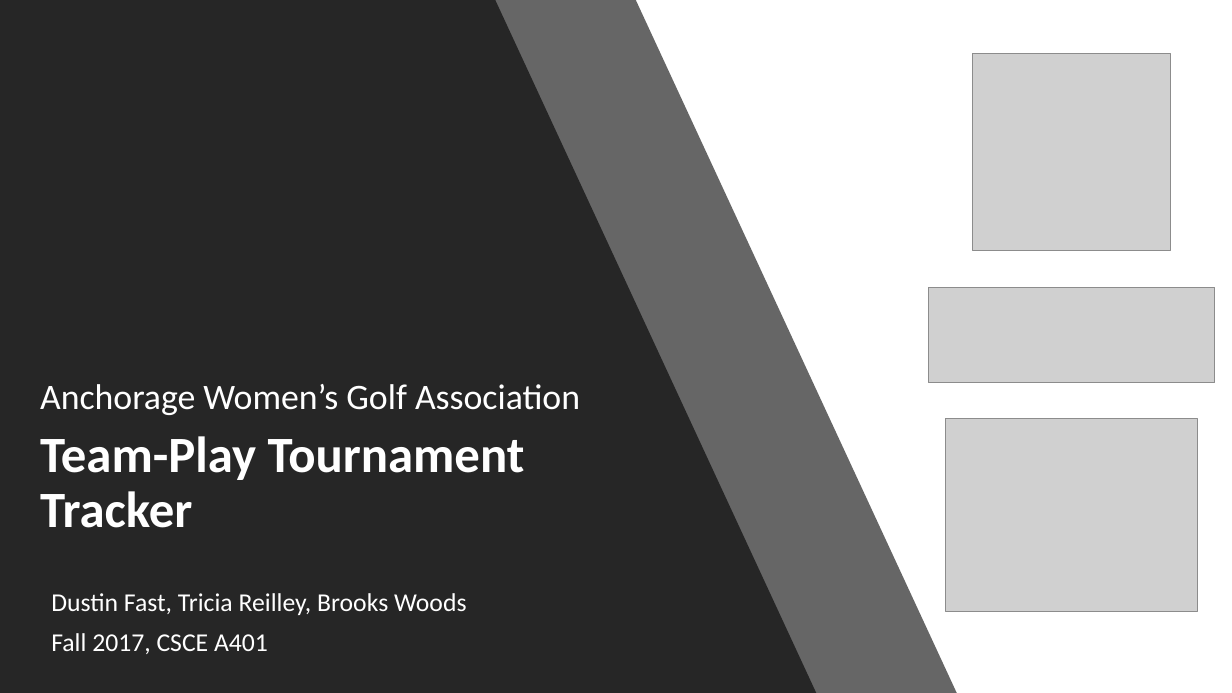
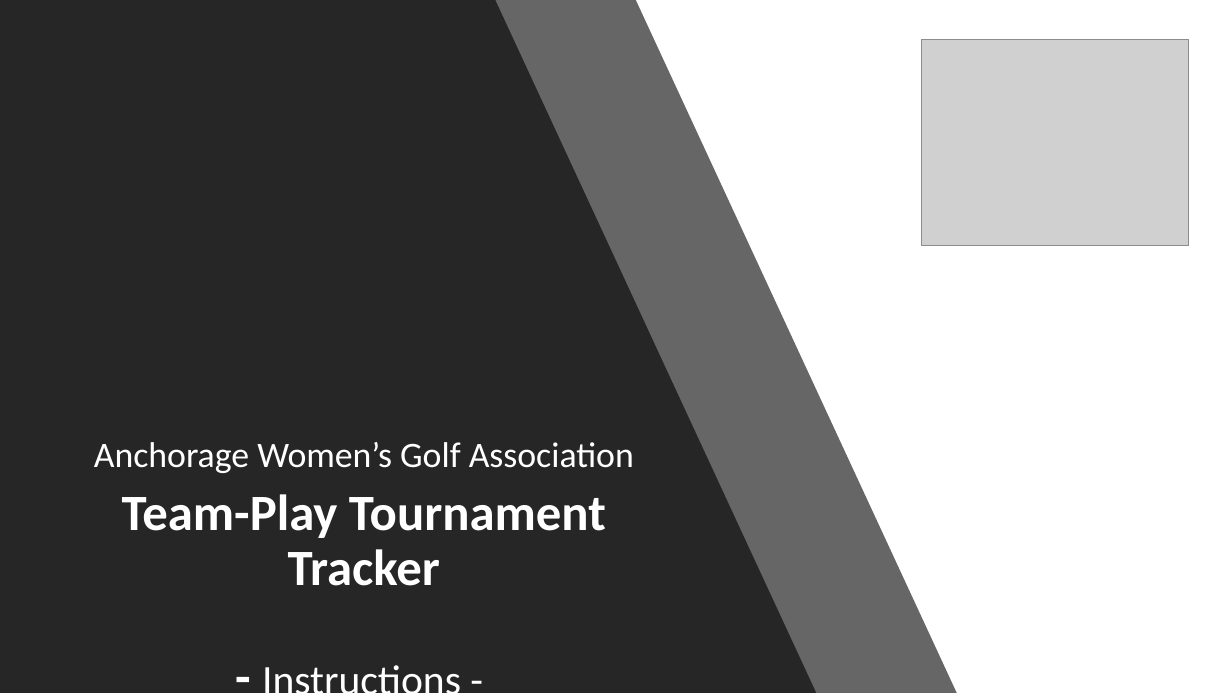
Before and after one commit to dustinfast/TeamPlayTracker, a slide deck: slide 1 of InstructionManual/TeamPlayTrackerHowTo.pptx. Drawn at 1232x693 pixels with LibreOffice and Linux fonts; fonts in the diff are those of the drawing; grey boxes stand for pictures. Boxes give left, top, right and bottom in pixels: in the first picture for what was removed or moved away, otherwise in the second. Text is boxed around its words. In the diff, an @@ line names an element or a change of style, - is before the commit and + after.

```diff
--- a/InstructionManual/TeamPlayTrackerHowTo.pptx
+++ b/InstructionManual/TeamPlayTrackerHowTo.pptx
@@ picture: place and size @@
-picture at (946,419,1198,612)
+picture at (921,40,1189,246)
@@ picture removed at (973,54,1171,251) @@
@@ picture removed at (929,287,1215,383) @@
@@ title at (94,442,634,586): text changed @@
-Anchorage Women’s Golf Association
-Team-Play Tournament Tracker
+Anchorage Women’s Golf Association
+Team-Play Tournament Tracker
+- Instructions -
@@ subtitle removed at (51,593,466,654) @@
-Dustin Fast, Tricia Reilley, Brooks Woods
-Fall 2017, CSCE A401
```
Also in this commit, not shown: 7 other slides changed, 8 slides removed.
